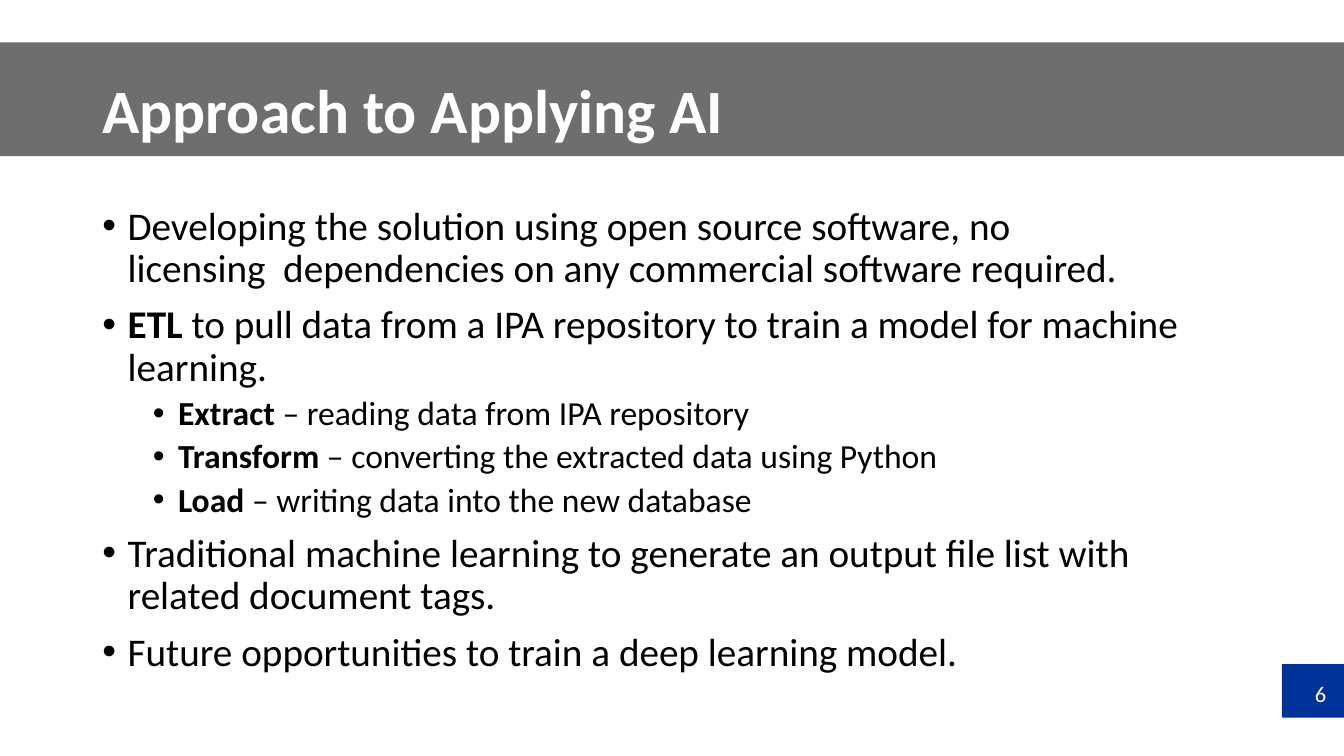
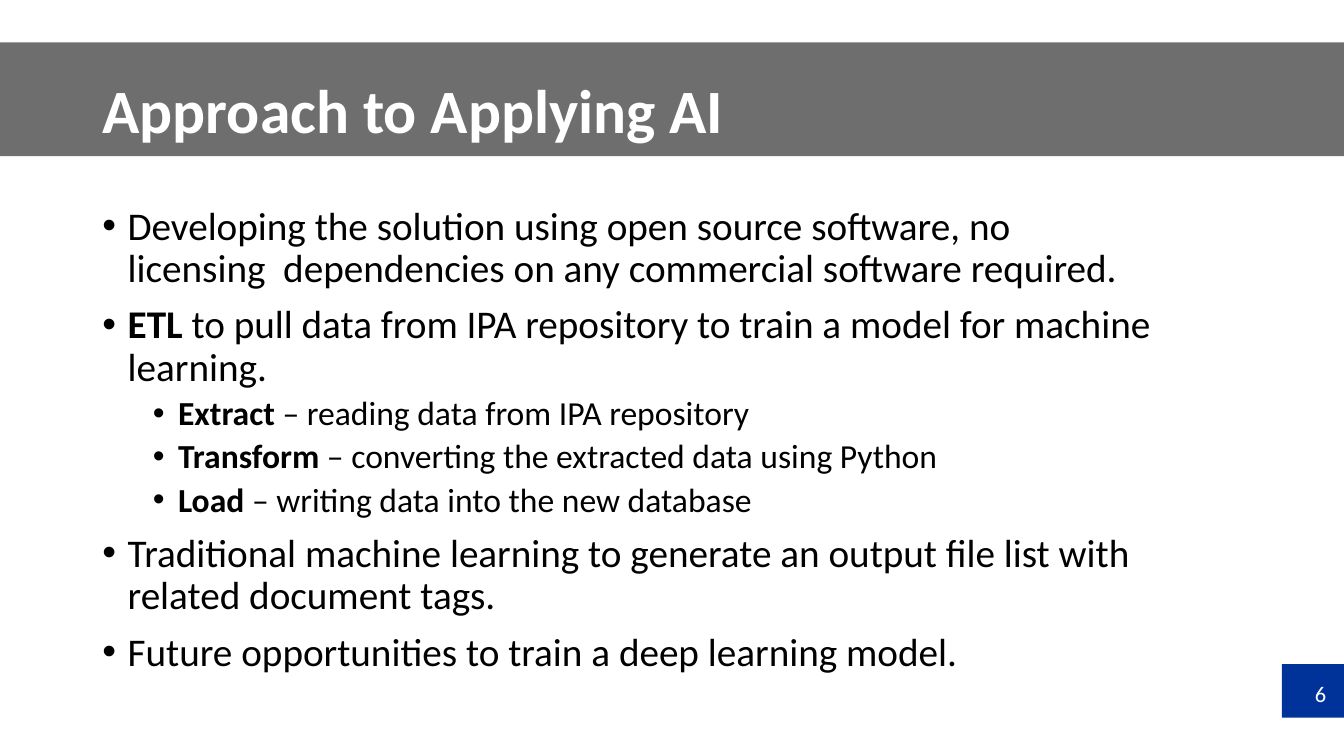
Before and after one commit to shaikh-rashid/ops-hackathon, a slide deck: slide 6 of presentations/AI Hackathon_Archives of Ontario.pptx. Drawn at 1344x756 pixels with LibreOffice and Linux fonts; fonts in the diff are those of the drawing; background and template pictures are left out. Boxes give left, top, right and bottom in pixels: in the first picture for what was removed or moved away, otherwise in the second. Text is boxed around its words. In the diff, an @@ line names an element or a change of style, - is before the commit and + after.

Commit message:
final final draft

```diff
--- a/presentations/AI Hackathon_Archives of Ontario.pptx
+++ b/presentations/AI Hackathon_Archives of Ontario.pptx
@@ text at bbox=[128, 310, 1150, 388]: text changed @@
-• ETL to pull data from a IPA repository to train a model for machine learning.
+• ETL to pull data from IPA repository to train a model for machine learning.
```
Also in this commit, not shown: 1 other slide changed.
